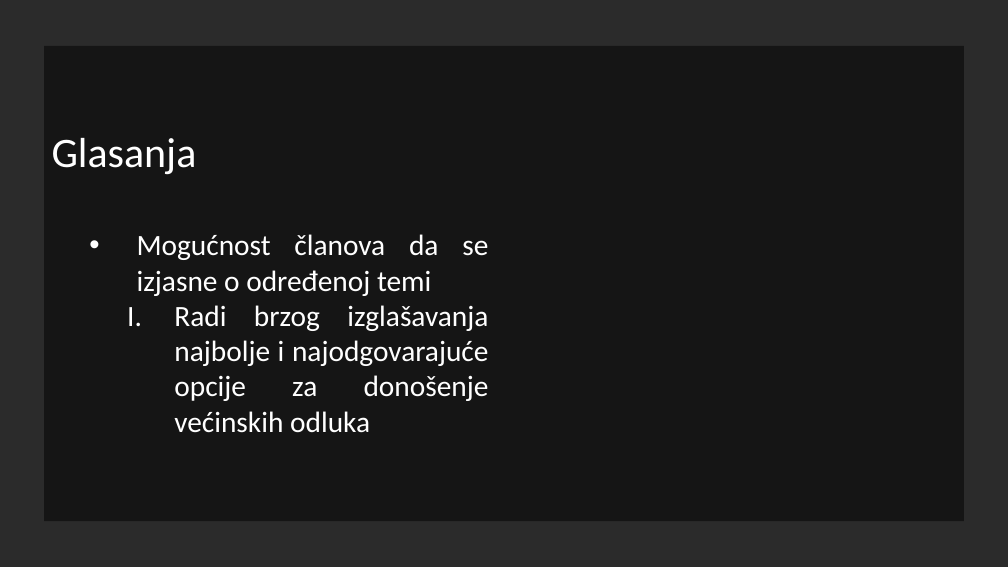
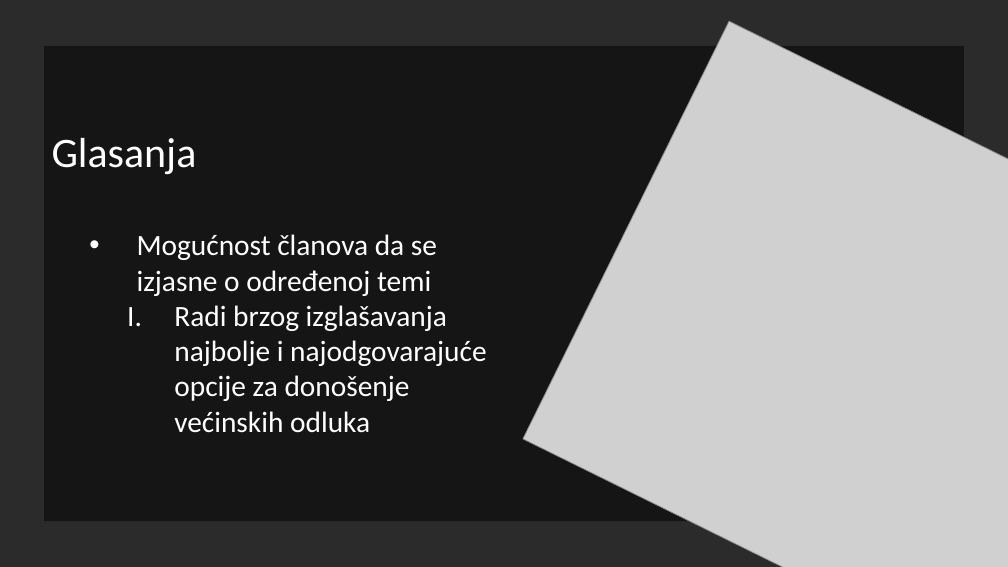
Before and after one commit to Maki94/portal, a slide deck: slide 5 of Dokumentacija/Tim za SWE - Portal studentske organizacije.pptx (slide 6 before the commit). Drawn at 1008x567 pixels with LibreOffice and Linux fonts; fonts in the diff are those of the drawing; grey boxes stand for pictures; background and template pictures are left out; a plain dark background stands for a picture behind light text. Boxes give left, top, right and bottom in pixels: in the first picture for what was removed or moved away, otherwise in the second. Text is boxed around its words. In the diff, an @@ line names an element or a change of style, - is before the commit and + after.

```diff
--- a/Dokumentacija/Tim za SWE - Portal studentske organizacije.pptx
+++ b/Dokumentacija/Tim za SWE - Portal studentske organizacije.pptx
@@ picture added at [523,21,1008,567] @@
@@ text "Glasanja" at [52,138,486,433]: alignment justified to left @@
```
Also in this commit, not shown: 6 other slides changed, 2 slides added, 1 slide removed, 5 other files.
